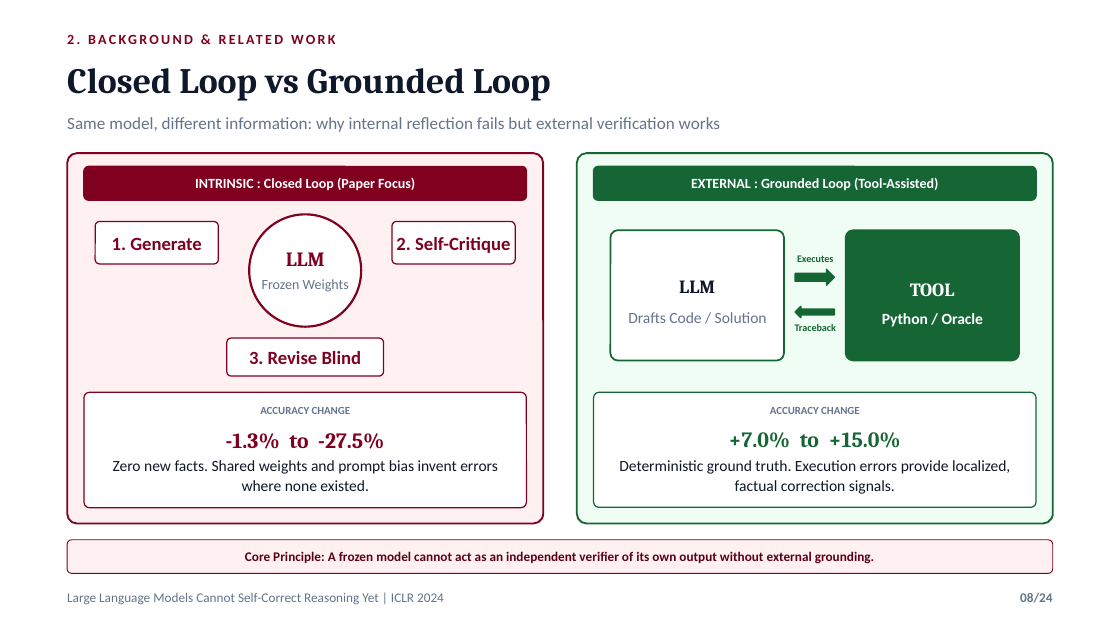
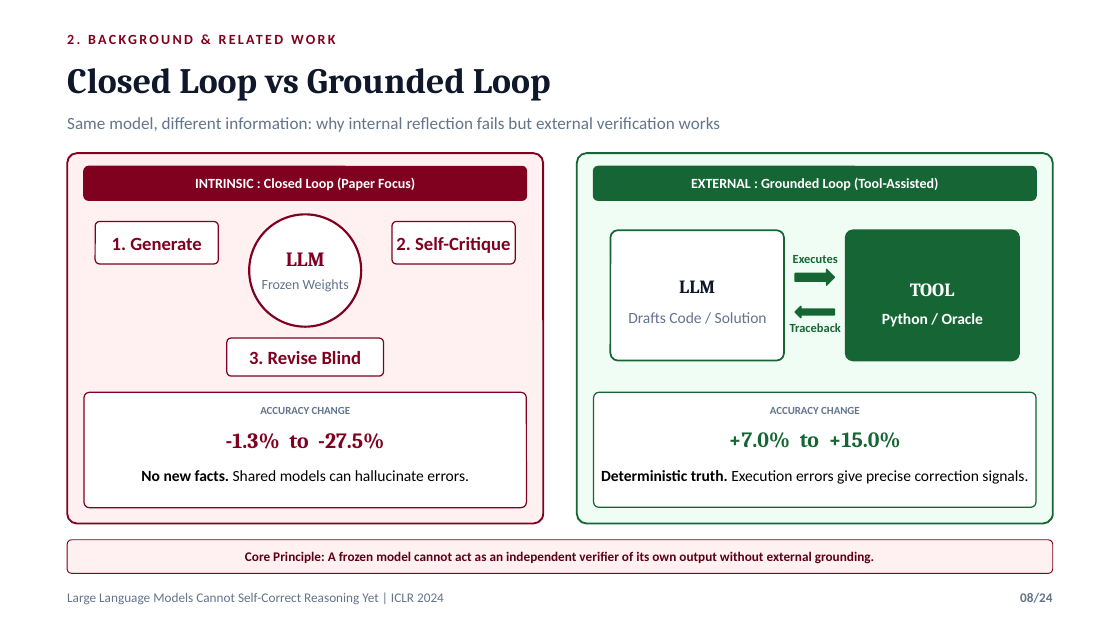
Before and after one commit to nafiskabbo/presentation, a slide deck: slide 8 of output/LLM_Self_Correction_ICLR2024_Group_Presentation-final.pptx. Drawn at 1120x630 pixels with LibreOffice and Linux fonts; fonts in the diff are those of the drawing. Boxes give left, top, right and bottom in pixels: in the first picture for what was removed or moved away, otherwise in the second. Text is boxed around its words. In the diff, an @@ line names an element or a change of style, - is before the commit and + after.

```diff
--- a/output/LLM_Self_Correction_ICLR2024_Group_Presentation-final.pptx
+++ b/output/LLM_Self_Correction_ICLR2024_Group_Presentation-final.pptx
@@ text "Executes" at box(793, 255, 838, 263): size 6.5 to 8 pt @@
@@ text "Traceback" at box(790, 323, 841, 332): size 6.5 to 8 pt @@
@@ text at box(141, 470, 469, 481): text changed; text colour #0F172A to #000000 @@
-Zero new facts. Shared weights and prompt bias invent errors where none existed.
+No new facts. Shared models can hallucinate errors.
@@ text at box(601, 470, 1028, 484): text changed; text colour #0F172A to #000000 @@
-Deterministic ground truth. Execution errors provide localized, factual correction signals.
+Deterministic truth. Execution errors give precise correction signals.
```
Also in this commit, not shown: 12 other slides changed, 1 slide added, 1 slide removed, 9 other files.
